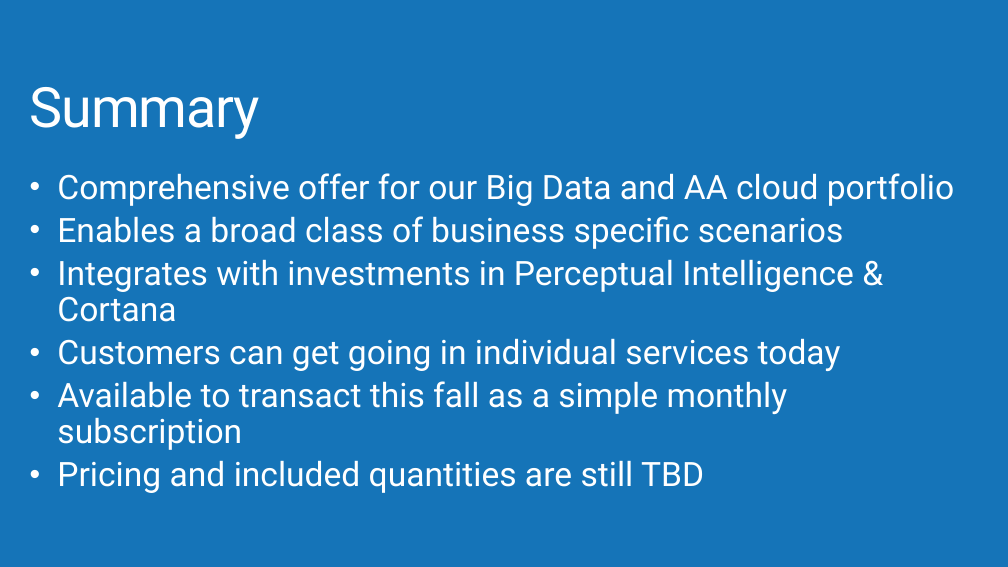
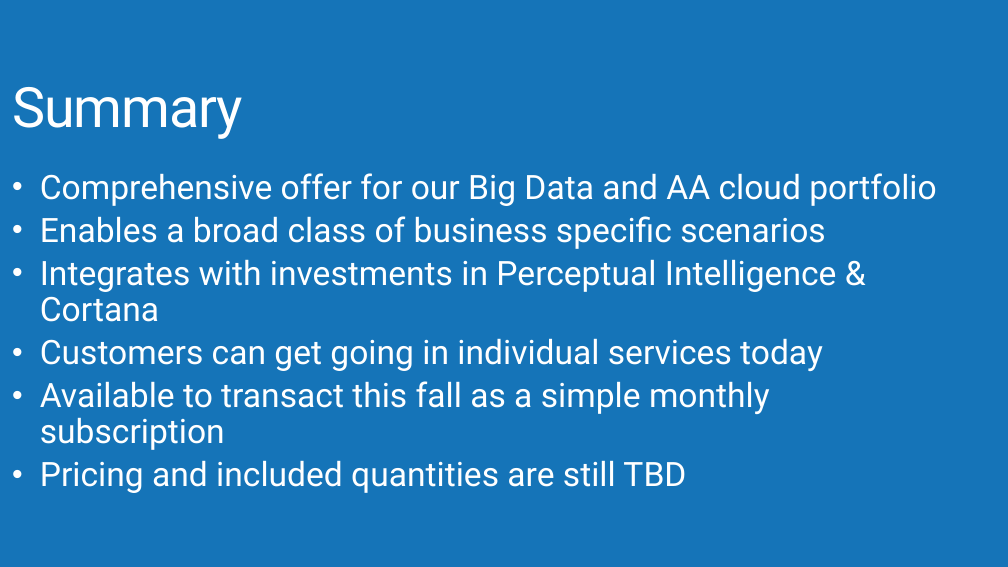
Before and after one commit to AzureCAT-GSI/Big-Data, a slide deck: slide 25 of Architecting Big Data Solutions.pptx (slide 27 before the commit). Drawn at 1008x567 pixels with LibreOffice and Linux fonts; fonts in the diff are those of the drawing; background and template pictures are left out. Boxes give left, top, right and bottom in pixels: in the first picture for what was removed or moved away, otherwise in the second. Text is boxed around its words. In the diff, an @@ line names an element or a change of style, - is before the commit and + after.

Commit message:
Updated master template and added Cortana Intelligence Suite details
Updated master template and added Cortana Intelligence Suite details

```diff
--- a/Architecting Big Data Solutions.pptx
+++ b/Architecting Big Data Solutions.pptx
@@ title "Summary": place and size @@
-title "Summary" at <box>30,87,261,139</box>
+title "Summary" at <box>12,87,243,139</box>
@@ text "Comprehensive offer for our Big ...": place and size @@
-text "Comprehensive offer for our Big ..." at <box>57,173,954,493</box>
+text "Comprehensive offer for our Big ..." at <box>40,173,936,493</box>
```
Also in this commit, not shown: 11 other slides changed, 4 slides added, 6 slides removed.
